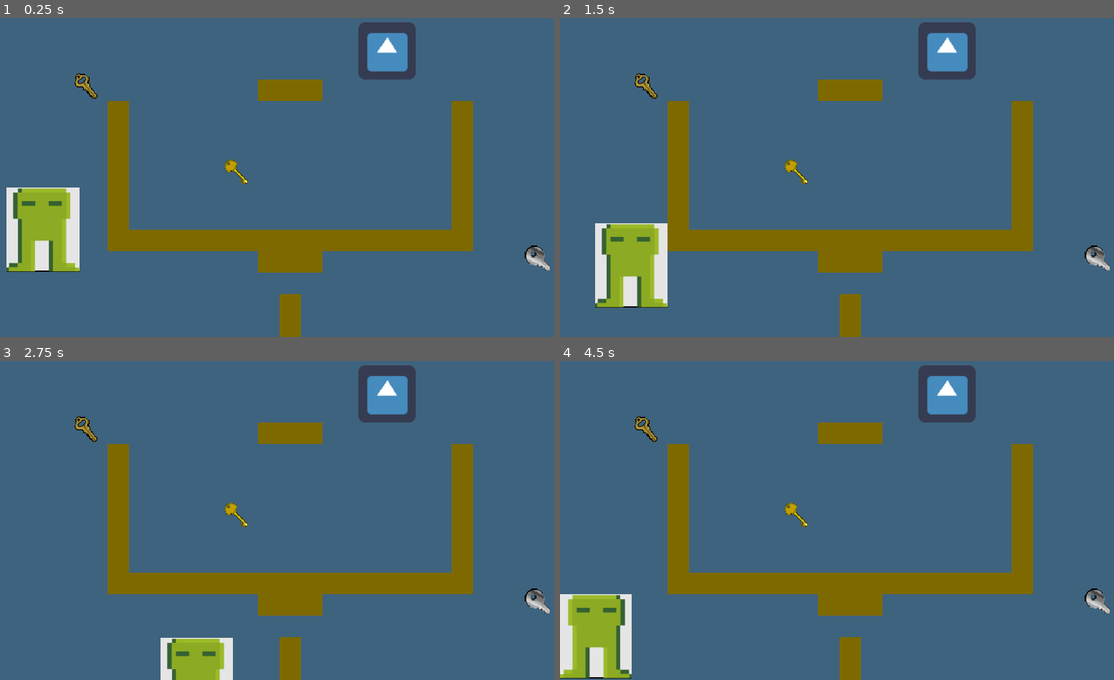
Above: before the commit, frames 1-4 (two rows, left to right).
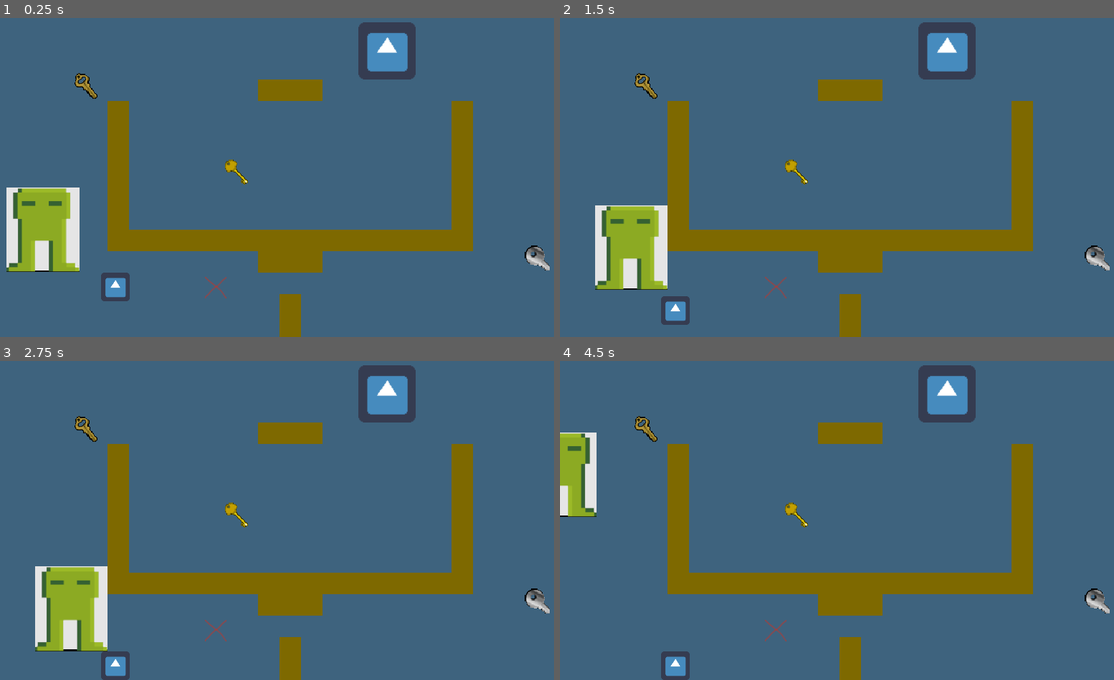
Above: after the commit, the same moments.

Repository: alt-romes/madjam-2021
Game: Godot game, scene res://Level/Level.tscn
Two runs of this game, one before a commit and one after it. Both use one fixed random seed, a clock stepped at 60 frames per second and the inputs below. This scene is started directly instead of the project's main scene. The engine's default icon, where the game draws it, is replaced by a stand-in: a white triangle on a blue panel in a dark square.
Inputs:
- Up to frame 1 (0.25 s): no input
- Up to frame 2 (1.5 s): tap Enter (ui_accept) at 0.5, 0.77, 1.25 s; hold D (player_right) 0.53-1.28 s; tap E (player_drop_item) at 0.6 s; hold S (player_down) from 1.28 s (still down); tap Space (player_interact) at 1.35 s
- Up to frame 3 (2.75 s): tap Enter (ui_accept) at 1.52 s; release S (player_down) at 2.03 s; hold D (player_right) from 2.03 s (still down); tap E (player_drop_item) at 2.1 s
- Up to frame 4 (4.5 s): release D (player_right) at 2.78 s; hold W (player_up) 2.78-3.53 s; tap Space (player_interact) at 2.85, 4.35 s; tap Enter (ui_accept) at 3.02, 3.77 s; hold A (player_left) from 3.53 s (still down); tap E (player_drop_item) at 3.6 s

The runs differ from the first frame. In frame 1, 0.5% of the frame differs, in the area x 18-41%, y 79-89%; in frame 2, 2.6%; in frame 3, 5.7%, in the area x 6-43%, y 64-100%; in frame 4, 5.7%.

Commit message:
Added temporary push target

Diff:
--- a/Level/Level.tscn
+++ b/Level/Level.tscn
@@ -9,6 +9,9 @@
 [ext_resource path="res://Player/Player.tscn" type="PackedScene" id=7]
 [ext_resource path="res://NPC/NPC.tscn" type="PackedScene" id=8]
 [ext_resource path="res://icon.png" type="Texture" id=9]
+[ext_resource path="res://Object/PushableObject.tscn" type="PackedScene" id=10]
+[ext_resource path="res://Object/PushTarget.tscn" type="PackedScene" id=11]
+[ext_resource path="res://Object/x.png" type="Texture" id=12]
 
 [node name="Level" type="Node2D"]
 
@@ -19,9 +22,6 @@
 tile_data = PoolIntArray( 0, 1, 0, 1, 1, 0, 2, 1, 0, 3, 1, 0, 4, 1, 0, 5, 1, 0, 6, 1, 0, 7, 1, 0, 8, 1, 0, 9, 1, 0, 10, …(5432 unchanged characters)…
 
 [node name="YSort" type="YSort" parent="."]
-
-[node name="Player" parent="YSort" instance=ExtResource( 7 )]
-position = Vector2( 48, 240 )
 
 [node name="WinEvaluator" type="Node" parent="YSort"]
 
@@ -40,6 +40,20 @@
 pickable_obj_resource = ExtResource( 5 )
 player_node_path = NodePath("../../Player")
 
+[node name="PushTarget" parent="YSort/WinEvaluator" instance=ExtResource( 11 )]
+position = Vector2( 252.437, 316.784 )
+object_node_path = NodePath("../PushableObject")
+sprite_img = ExtResource( 12 )
+
+[node name="PushableObject" parent="YSort/WinEvaluator" instance=ExtResource( 10 )]
+position = Vector2( 144.957, 319.612 )
+scale = Vector2( 0.5, 0.5 )
+player_node_path = NodePath("../../Player")
+sprite_img = ExtResource( 9 )
+
+[node name="Player" parent="YSort" instance=ExtResource( 7 )]
+position = Vector2( 48, 240 )
+
 [node name="NPC" parent="YSort" instance=ExtResource( 8 )]
 position = Vector2( 432, 72 )
 player_node_path = NodePath("../Player")
--- /dev/null
+++ b/Main.tscn
@@ -0,0 +1,21 @@
+[gd_scene load_steps=5 format=2]
+
+[ext_resource path="res://Object/PushableObject.tscn" type="PackedScene" id=1]
+[ext_resource path="res://Player/Player.tscn" type="PackedScene" id=2]
+[ext_resource path="res://icon.png" type="Texture" id=3]
+[ext_resource path="res://NPC/NPC.tscn" type="PackedScene" id=4]
+
+[node name="Node2D" type="Node2D"]
+
+[node name="Player" parent="." instance=ExtResource( 2 )]
+position = Vector2( 482, 211 )
+
+[node name="PushableObject" parent="." instance=ExtResource( 1 )]
+position = Vector2( 311, 282 )
+player_node_path = NodePath("../Player")
+sprite_img = ExtResource( 3 )
+
+[node name="NPC" parent="." instance=ExtResource( 4 )]
+position = Vector2( 749.653, 254.504 )
+player_node_path = NodePath("../Player")
+sprite_img = ExtResource( 3 )
--- /dev/null
+++ b/Object/PushTarget.gd
@@ -0,0 +1,27 @@
+extends Node2D
+
+export var object_node_path : NodePath
+export var sprite_img : Texture
+
+onready var sprite_node = $Sprite
+onready var object_node = get_node(object_node_path)
+
+var screen_size
+var in_place = false
+
+func _ready():
+	screen_size = get_viewport_rect().size
+	sprite_node.texture = sprite_img
+	sprite_node.position = Vector2(sprite_img.get_width() / 2.0 * -1.0, sprite_img.get_height() / 2.0 * -1.0)
+	$Area2D/CollisionShape2D.position = sprite_node.position
+	$Area2D/CollisionShape2D.get_shape().extents = Vector2(sprite_img.get_width() / 2.0, sprite_img.get_height() / 2.0)
+
+
+func _process(delta):
+	var trigger_area : Area2D  = object_node.get_node("Area2D")
+	if trigger_area.overlaps_area($Area2D) and !in_place:
+		in_place = true
+	elif !trigger_area.overlaps_area($Area2D) and in_place:
+		in_place = false
+
+	print(in_place)
--- /dev/null
+++ b/Object/PushTarget.tscn
@@ -0,0 +1,15 @@
+[gd_scene load_steps=3 format=2]
+
+[ext_resource path="res://Object/PushTarget.gd" type="Script" id=1]
+
+[sub_resource type="RectangleShape2D" id=1]
+
+[node name="PushTarget" type="Node2D"]
+script = ExtResource( 1 )
+
+[node name="Area2D" type="Area2D" parent="."]
+
+[node name="CollisionShape2D" type="CollisionShape2D" parent="Area2D"]
+shape = SubResource( 1 )
+
+[node name="Sprite" type="Sprite" parent="."]
--- a/Player/Player.gd
+++ b/Player/Player.gd
@@ -43,7 +43,7 @@
 	#	$AnimatedSprite.stop()
 
 	var motion = velocity * delta
-	move_and_collide(motion)
+	move_and_slide(velocity)
 	position.x = clamp(position.x, 0, screen_size.x)
 	position.y = clamp(position.y, 0, screen_size.y)
 
Not shown: 1 places in Level/Level.tscn that only renumber resources
Not shown: 2 places in Level/tileset.tres that only renumber resources
Binary file added: Object/x.png
Not shown, added: Object/x.png.import
